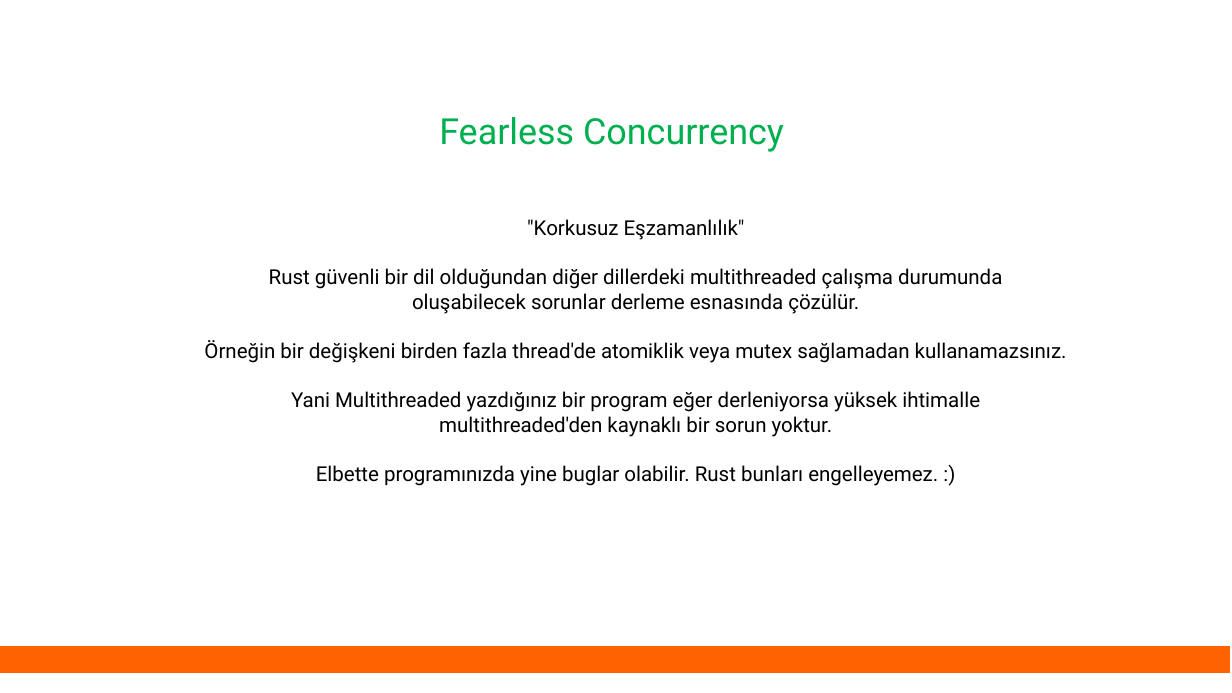
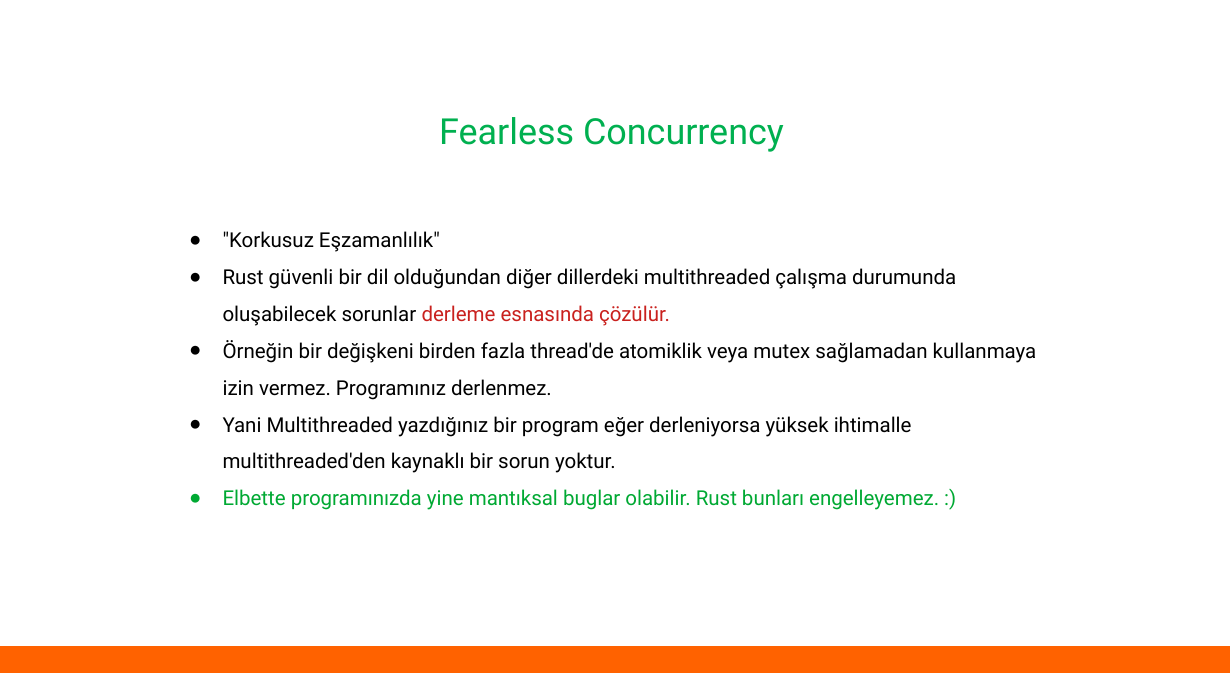
Before and after one commit to eminfedar/rust-tr-ders-slaytlari, a slide deck: slide 2 of rust_egitim_5_threads.odp. Drawn at 1232x693 pixels with LibreOffice and Linux fonts; fonts in the diff are those of the drawing. Boxes give left, top, right and bottom in pixels: in the first picture for what was removed or moved away, otherwise in the second. Text is boxed around its words. In the diff, an @@ line names an element or a change of style, - is before the commit and + after.

```diff
--- a/rust_egitim_5_threads.odp
+++ b/rust_egitim_5_threads.odp
@@ text at [223, 231, 440, 252]: alignment centre to left; bullet none to ●; line spacing 1 to 1.5 @@
@@ text at [223, 268, 1037, 510]: text changed @@
-Rust güvenli bir dil olduğundan diğer dillerdeki multithreaded çalışma durumunda
-oluşabilecek sorunlar derleme esnasında çözülür.
-Örneğin bir değişkeni birden fazla thread'de atomiklik veya mutex sağlamadan kullanamazsınız.
-Yani Multithreaded yazdığınız bir program eğer derleniyorsa yüksek ihtimalle
-multithreaded'den kaynaklı bir sorun yoktur.
-Elbette programınızda yine buglar olabilir. Rust bunları engelleyemez. :)
+● Rust güvenli bir dil olduğundan diğer dillerdeki multithreaded çalışma durumunda oluşabilecek sorunlar derleme esnasında çözülür.
+● Örneğin bir değişkeni birden fazla thread'de atomiklik veya mutex sağlamadan kullanmaya izin vermez. Programınız derlenmez.
+● Yani Multithreaded yazdığınız bir program eğer derleniyorsa yüksek ihtimalle multithreaded'den kaynaklı bir sorun yoktur.
+● Elbette programınızda yine mantıksal buglar olabilir. Rust bunları engelleyemez. :)
```
Also in this commit, not shown: 19 other slides changed, 4 slides added, 1 slide removed, 3 other files.
